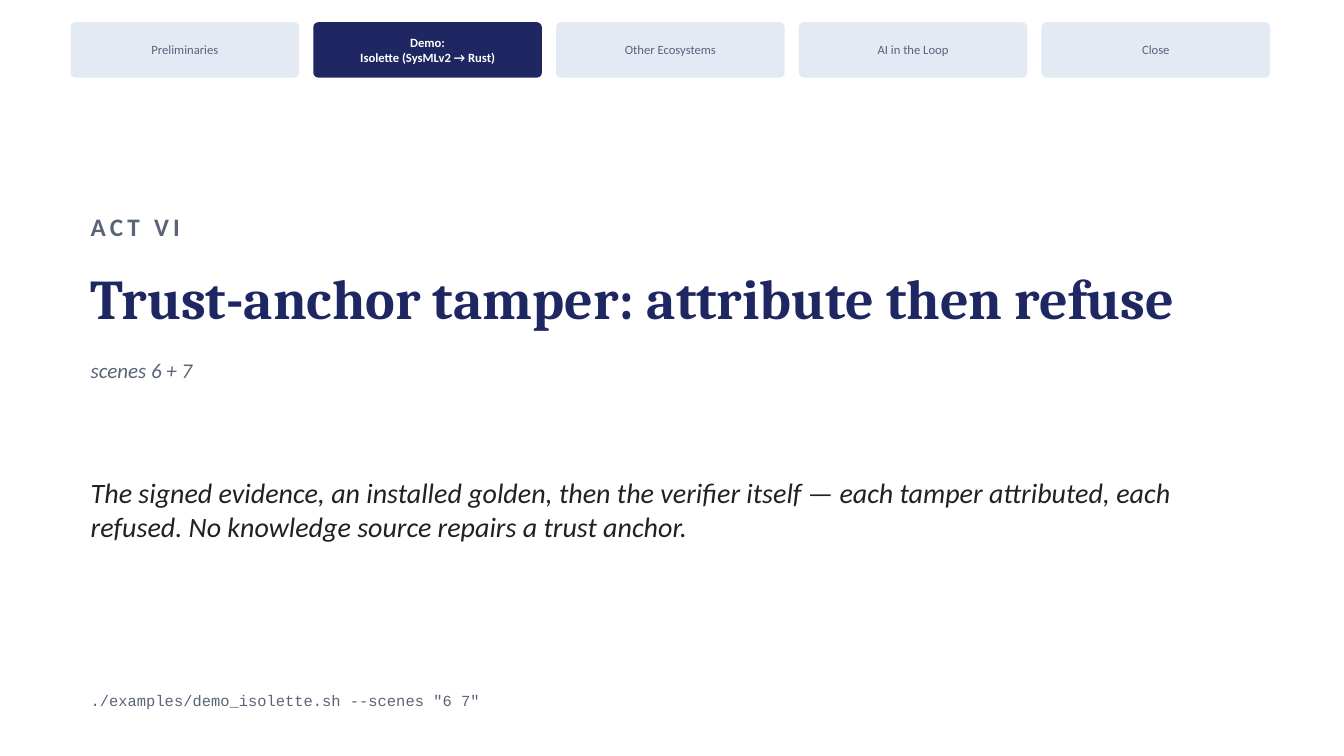
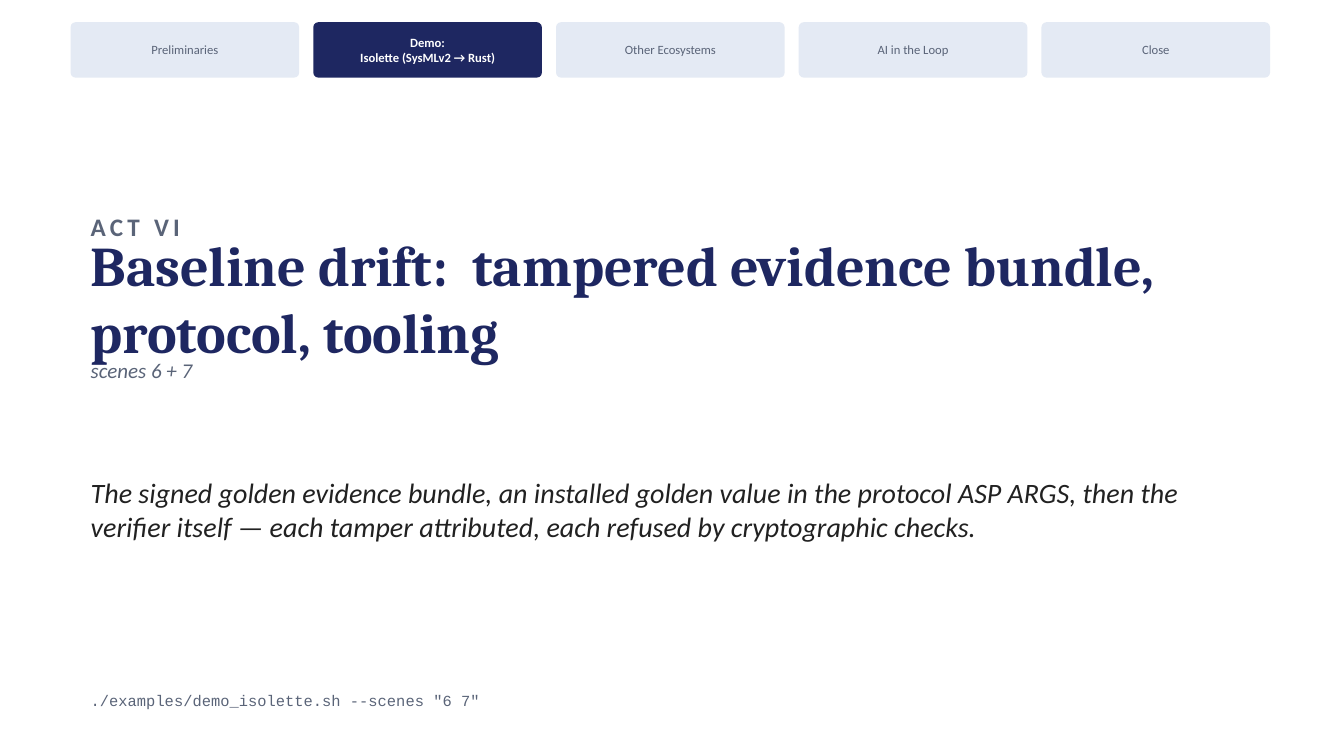
Before and after one commit to ku-sldg/pybb, a slide deck: slide 14 of docs/video_slides_draft.pptx. Drawn at 1344x756 pixels with LibreOffice and Linux fonts; fonts in the diff are those of the drawing. Boxes give left, top, right and bottom in pixels: in the first picture for what was removed or moved away, otherwise in the second. Text is boxed around its words. In the diff, an @@ line names an element or a change of style, - is before the commit and + after.

```diff
--- a/docs/video_slides_draft.pptx
+++ b/docs/video_slides_draft.pptx
@@ text at (91, 234, 1154, 366): text changed @@
-Trust-anchor tamper: attribute then refuse
+Baseline drift: tampered evidence bundle, protocol, tooling
@@ text at (91, 483, 1178, 542): text changed @@
-The signed evidence, an installed golden, then the verifier itself — each tamper attributed, each refused. No knowledge source repairs a trust anchor.
+The signed golden evidence bundle, an installed golden value in the protocol ASP ARGS, then the verifier itself — each tamper attributed, each refused by cryptographic checks.
```
Also in this commit, not shown: 5 other slides changed, 3 other files.
